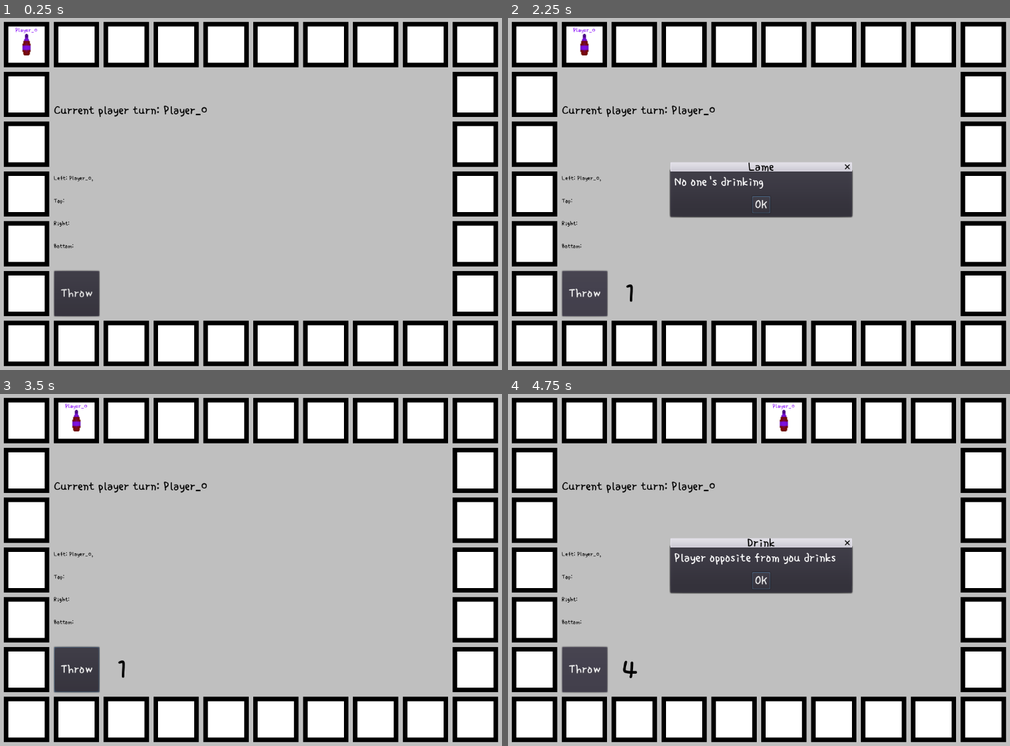
Above: before the commit, frames 1-4 (two rows, left to right).
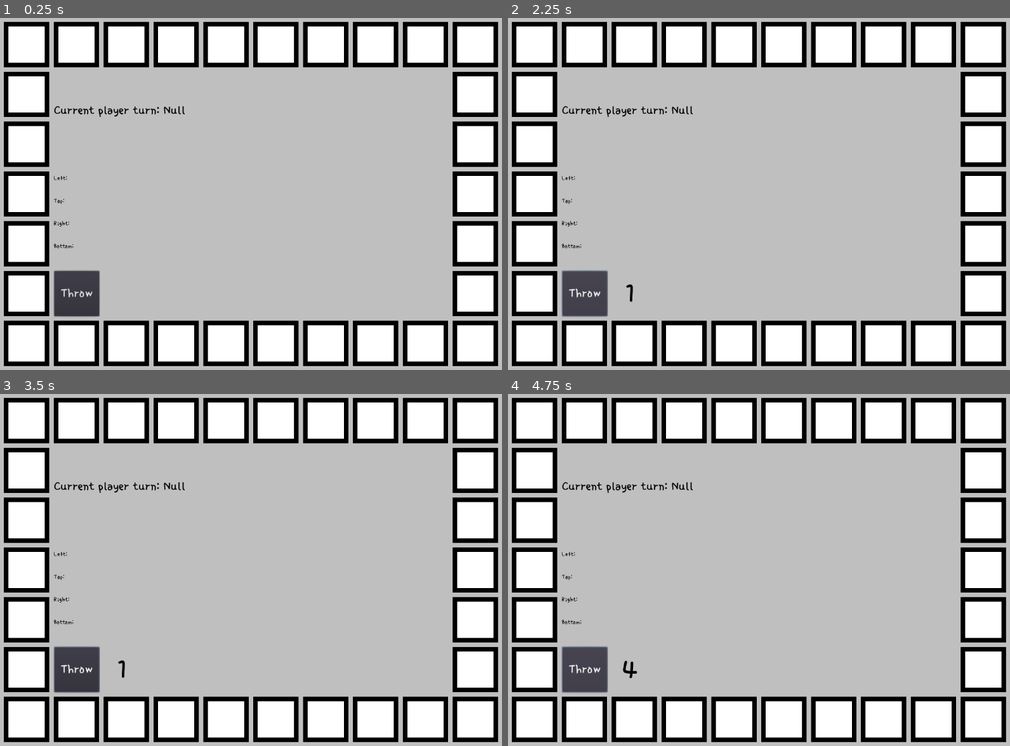
Above: after the commit, the same moments.

Repository: askoki160/angels-of-delta
Game: Godot game, scene res://Scenes/MainScene.tscn
The game is run twice, just before and just after one commit, with the same random seed, the same clock (stepped at 60 frames per second) and the same inputs. This scene is started directly instead of the project's main scene.
Inputs (mouse positions are in pixels of both pictures, inside the frame that each line leads up to):
- Up to frame 1 (0.25 s): no input
- Up to frame 2 (2.25 s): click (824, 155) at 0.52 s; type "Alex" at 0.6 s; click (789, 201) at 0.75 s; type "12" at 0.83 s; click "Create" at 1.25 s; click "Throw" at 2 s
- Up to frame 3 (3.5 s): click (251, 580) at 2.75 s, where only the run before the commit has a clickable "OK"
- Up to frame 4 (4.75 s): click "Create" at 3.5 s; click "Throw" at 4.25 s

The runs differ from the first frame. In frame 1, 0.2% of the frame differs, in the area x 3-42%, y 2-47%; in frame 2, 5.9%, in the area x 10-69%, y 2-85%; in frame 3, 0.3%; in frame 4, 5.8%.
Error after the commit: Invalid get index '0' (on base: 'Array'). (res://Utils.gd:49)

Commit message:
Add player initialization process

Diff:
--- a/Global.gd
+++ b/Global.gd
@@ -10,6 +10,7 @@
 var _client = WebSocketClient.new()
 
 var remote_players: Array;
+var start_player_index: int;
 
 # default number of players
 var players = 1
--- a/Scenes/LobbyScene.tscn
+++ b/Scenes/LobbyScene.tscn
@@ -96,3 +96,4 @@
 __meta__ = {
 "_edit_use_anchors_": false
 }
+[connection signal="button_up" from="StartButton" to="." method="_on_StartButton_button_up"]
--- a/Scripts/Lobby.gd
+++ b/Scripts/Lobby.gd
@@ -11,6 +11,7 @@
 	if all_items.size() != 0:
 		for i in range(all_items.size()):
 			$Panel/ScrollContainer/list.remove_child(all_items[i])
+		all_items = []
 
 func add_item(itemIndex, itemName):
 	var item = PlayerItem.instance()
@@ -28,7 +29,7 @@
 	# a full packet is received.
 	# Alternatively, you could check get_peer(1).get_available_packets() in a loop.
 	_client.connect("data_received", self, "_on_data")
-	_client.connect("peer_packet", self, "_on_data")
+
 	if global_vars.is_room_master:
 		$Code.text = global_vars.room_key
 	else:
@@ -37,22 +38,21 @@
 		remove_child($StartButton)
 
 func _on_data():
-	var parse_output =_client.get_peer(1).get_packet().get_string_from_utf8()
-	if parse_output != "":
-		var json = JSON.parse(parse_json(parse_output))
-		if json.error == OK:
-			if typeof(json.result) == TYPE_DICTIONARY:
-				print(json.result.players)
-				global_vars.remote_players = json.result.players
-		else:
-			# TODO: improve error handling
-			print("Unexpected result")
+
 	var players = global_vars.remote_players
 	reset_items()
 	for i in range(players.size()):
-		add_item(str(i+1), players[i])
+		print("asd ", players[i])
+		var player_json = Utils._string_to_json(players[i])
+		add_item(str(i+1), player_json.name)
 
 func _process(delta):
 	# Call this in _process or _physics_process. Data transfer, and signals
 	# emission will only happen when calling this function.
 	_client.poll()
+
+func _on_StartButton_button_up():
+	var payload_dict = {
+		"start": true
+	}
+	_client.get_peer(1).put_packet(to_json(payload_dict).to_utf8())
--- a/Scripts/MainScene.gd
+++ b/Scripts/MainScene.gd
@@ -1,31 +1,48 @@
 extends Node2D
 
 onready var global_vars = get_node("/root/Global")
+onready var _client = global_vars._client
 onready var all_field_actions = global_vars.all_field_actions
 var Player = load("res://Scenes/Player.tscn")
 
+var current_player = null
 var state = Utils.PlayerState.new()
-var current_player = null
-
 # Called when the node enters the scene tree for the first time.
 func _ready():
+	_client.connect("data_received", self, "_on_data")
+	_client.connect("connection_closed", self, "_closed")
+	_client.connect("connection_error", self, "_closed")
 	var map = Utils.Map.new(self, global_vars.fields)
 	map.generate_fields()
-	for i in range(global_vars.players):
+	_init_players()
+	var payload_dict = {
+		"info": true
+	}
+	_client.get_peer(1).put_packet(to_json(payload_dict).to_utf8())
+
+func _process(delta):
+	# Call this in _process or _physics_process. Data transfer, and signals
+	# emission will only happen when calling this function.
+	_client.poll()
+
+func _init_players():
+	state.set_start_index(global_vars.start_player_index)
+	for i in range(global_vars.remote_players.size()):
+		var player_json = Utils._string_to_json(global_vars.remote_players[i])
 		var Player = load("res://Scenes/Player.tscn")
 		var player_instance = Player.instance()
-		var player_name = "Player_" + str(i)
-		player_instance.set_name(player_name)
+
+		player_instance.set_name(player_json.name)
 		var player_sitting_position = i % global_vars.sitting_positions
 		match (player_sitting_position):
 			0:
-				$PlayerPositionLegend.get_node("Left").text += player_name + ", "
+				$PlayerPositionLegend.get_node("Left").text += player_json.name + ", "
 			1:
-				$PlayerPositionLegend.get_node("Top").text += player_name + ", "
+				$PlayerPositionLegend.get_node("Top").text += player_json.name + ", "
 			2:
-				$PlayerPositionLegend.get_node("Right").text += player_name + ", "
+				$PlayerPositionLegend.get_node("Right").text += player_json.name + ", "
 			3:
-				$PlayerPositionLegend.get_node("Bottom").text += player_name + ", "
+				$PlayerPositionLegend.get_node("Bottom").text += player_json.name + ", "
 		# connect all field instances
 		player_instance.connect("ended_turn", self, "_on_end_turn")
 		state.add_player(player_instance)
@@ -33,6 +50,8 @@
 
 	$CurrentPlayerTurn.text = "Current player turn: " + str(state.get_current_name())
 
+func _on_data():
+	pass
 
 func _on_Dice_dice_thrown(dice_number):
 	self.current_player = state.get_current_instance()
--- a/Scripts/StartScene.gd
+++ b/Scripts/StartScene.gd
@@ -70,14 +70,22 @@
 	# to receive data from server, and not get_packet directly when not
 	# using the MultiplayerAPI.
 	var parse_output =_client.get_peer(1).get_packet().get_string_from_utf8()
+	if parse_output == "":
+		return
 
-	var json = JSON.parse(parse_json(parse_output))
-	if json.error == OK:
-		if typeof(json.result) == TYPE_DICTIONARY:
-			print(json.result.players)
-			global_vars.remote_players = json.result.players
+	var first_conversion = parse_json(parse_output)
+
+	var json
+	if typeof(first_conversion) == TYPE_DICTIONARY:
+		json = first_conversion
 	else:
-		print("unexpected results")
+		json = Utils._string_to_json(parse_json(parse_output))
+
+	if json.has('start'):
+		global_vars.start_player_index = json.start
+		get_tree().change_scene("res://Scenes/MainScene.tscn")
+	elif json:
+		global_vars.remote_players = json.players
 
 func _process(delta):
 	# Call this in _process or _physics_process. Data transfer, and signals
--- a/Utils.gd
+++ b/Utils.gd
@@ -2,6 +2,21 @@
 
 func _ready():
 	pass
+
+func _string_to_json(input_text):
+#	Convert string to json (only on the first level)
+	if typeof(input_text) != TYPE_STRING:
+		print("Wrong input type. Should be String.")
+		return
+
+	var json = JSON.parse(input_text)
+	if json.error == OK:
+		if typeof(json.result) == TYPE_DICTIONARY:
+			return json.result
+	else:
+		# TODO: improve error handling
+		print("Unexpected result")
+		return false
 
 class PlayerState:
 	var last_color_index = 0
@@ -16,6 +31,9 @@
 
 	func _init():
 		current_player_index = 0
+
+	func set_start_index(start_index):
+		current_player_index = start_index
 
 	func add_player(player_instance):
 		var color = player_colors[last_color_index]
--- a/project.godot
+++ b/project.godot
@@ -24,11 +24,6 @@
 Utils="*res://Utils.gd"
 Global="*res://Global.gd"
 StartScene="*res://Scenes/StartScene.tscn"
-Network="*res://Scripts/Network.gd"
-
-[debug]
-
-gdscript/warnings/enable=false
 
 [display]
 
